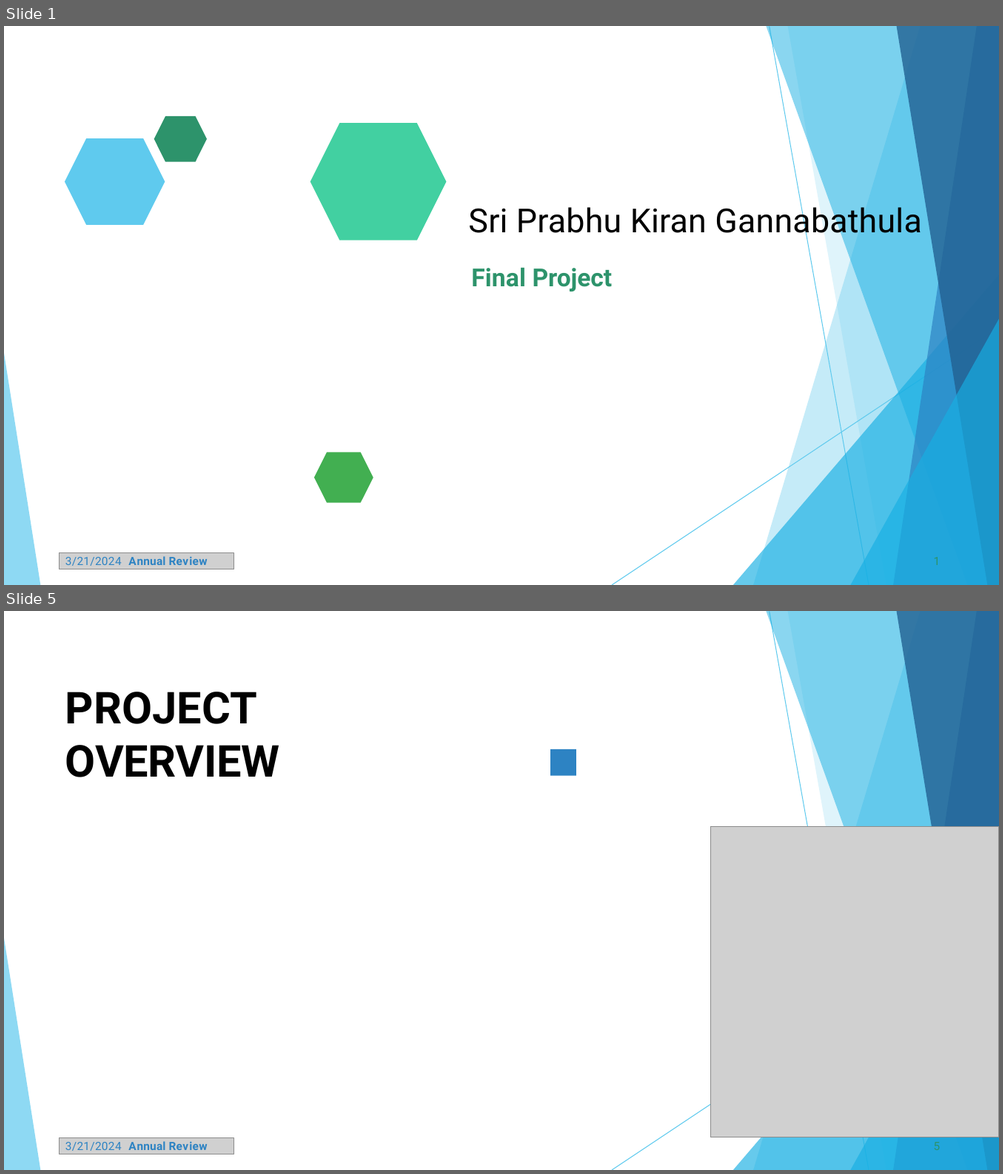
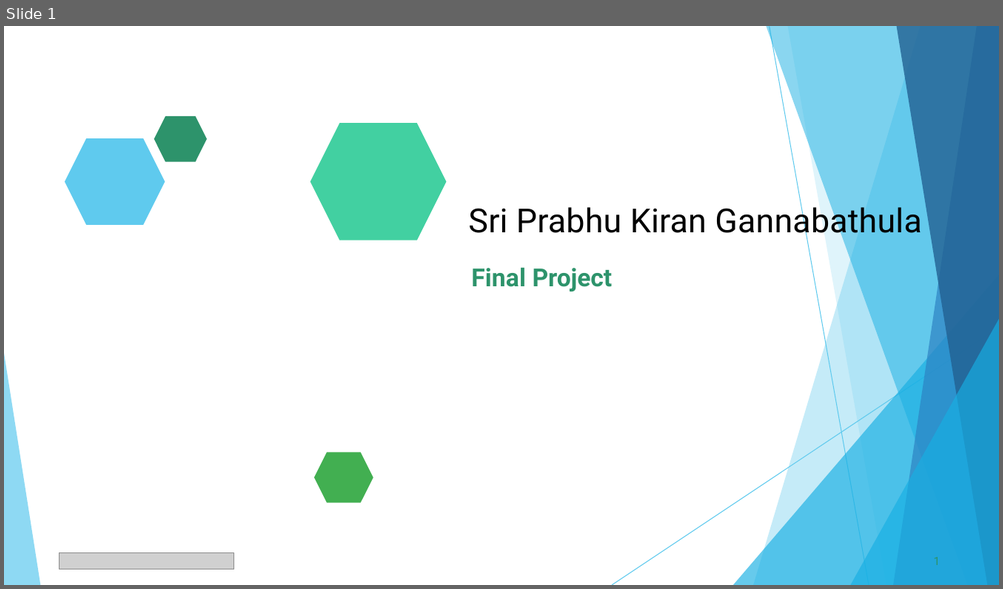
Before and after one commit to kiran-011/CS-Project, a slide deck: Cs-Project.pptx. Shown one above the other, each under a label of ours: slides 1 and 5 before the commit, slide 1 after it; the slides between them are not shown. The pictures are 1003x1174 and 1003x589 pixels, drawn with LibreOffice and Linux fonts; fonts in the diff are those of the drawing; grey boxes stand for pictures. Boxes give left, top, right and bottom in pixels: in the first picture for what was removed or moved away, otherwise in the second. Text is boxed around its words. In the diff, an @@ line names an element or a change of style, - is before the commit and + after.

```diff
--- a/Cs-Project.pptx
+++ b/Cs-Project.pptx
@@ slide 5 removed at [4, 611, 999, 1170], background #FFFFFF; not listed: 10 template elements that a slide beside it also shows @@
@@ title removed at [65, 692, 280, 777] @@
-PROJECT OVERVIEW
@@ freeform shape removed at [550, 749, 575, 775] @@
@@ picture removed at [711, 827, 999, 1139] @@
@@ picture removed at [60, 1139, 234, 1155] @@
@@ text removed at [65, 1142, 208, 1151] @@
-3/21/2024 Annual Review
@@ page number removed at [933, 1142, 940, 1150] @@
-5
@@ slide 1 changed as well @@
@@ text removed at [65, 557, 208, 566] @@
-3/21/2024 Annual Review
```
Also in this commit, not shown: 7 other slides changed, 8 slides added, 1 other slide removed.
